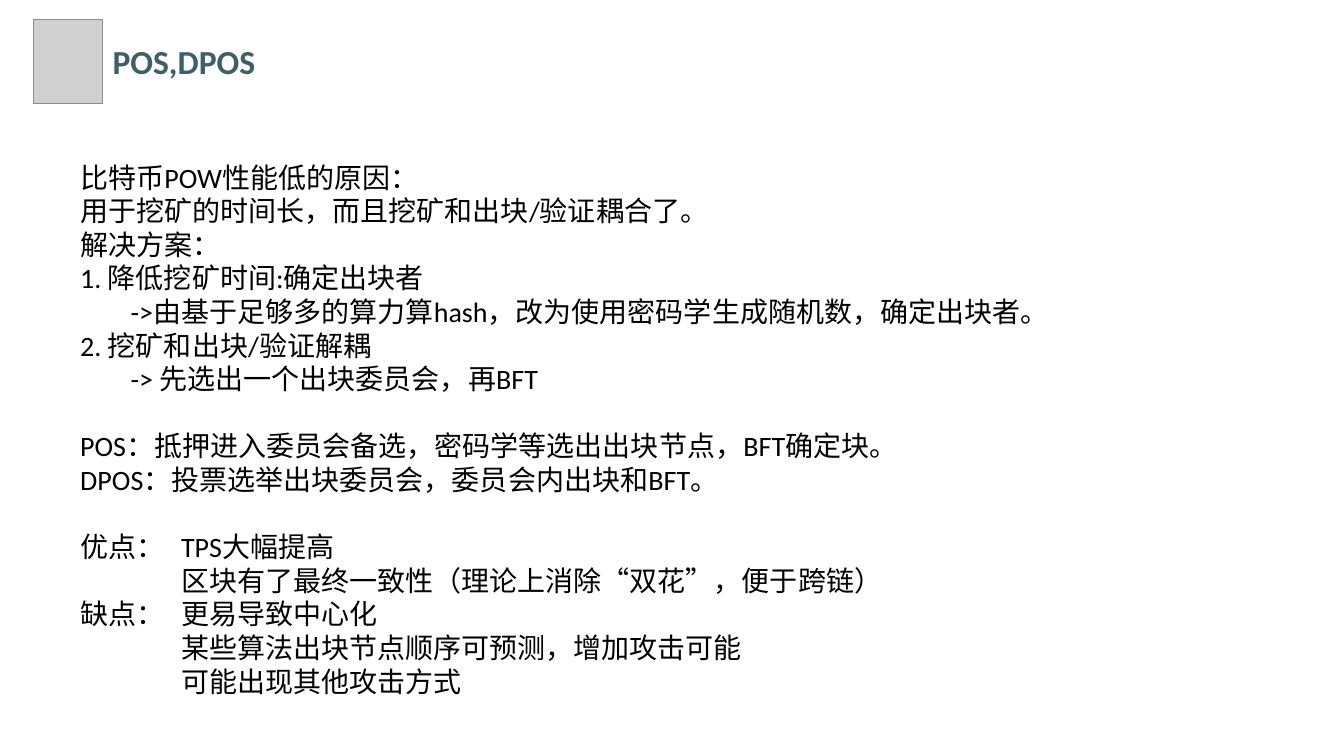
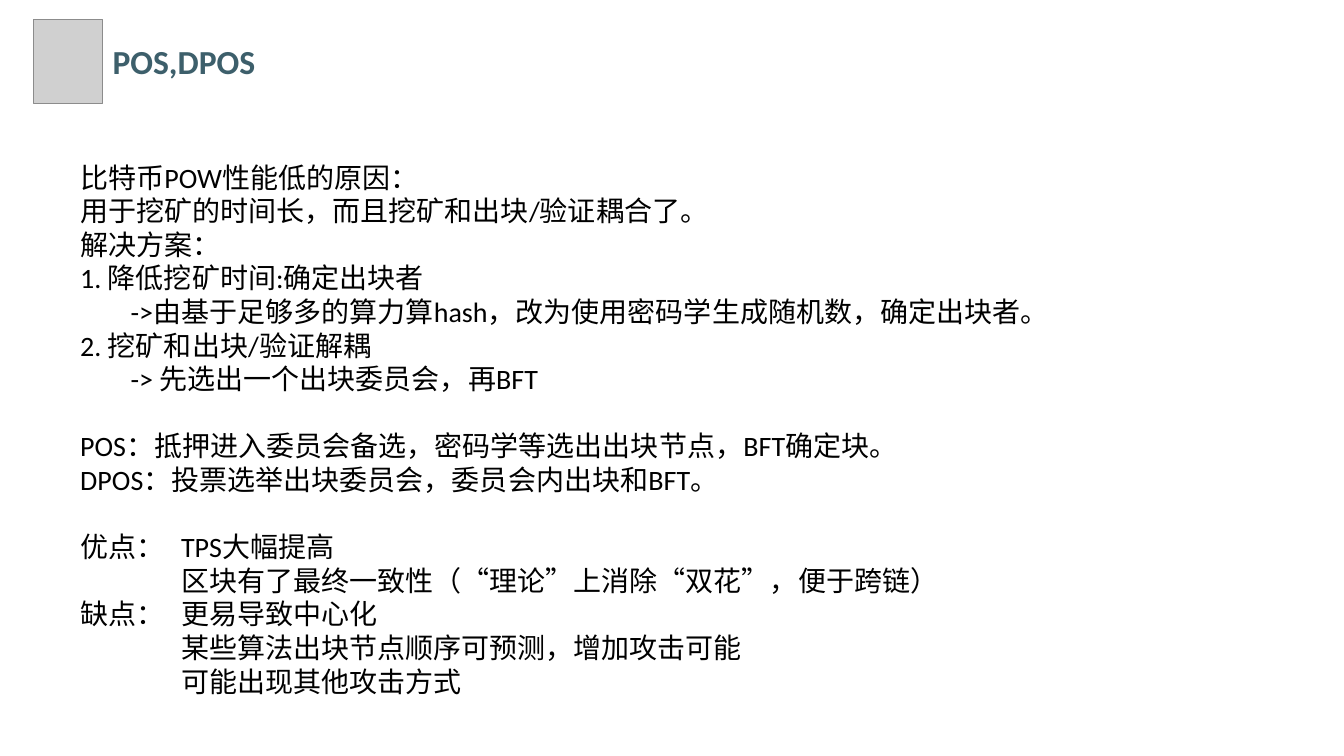
Before and after one commit to maodaishan/eos_doc, a slide deck: slide 7 of 其他ppt等/区块链介绍及个人项目介绍.pptx. Drawn at 1344x756 pixels with LibreOffice and Linux fonts; fonts in the diff are those of the drawing; grey boxes stand for pictures; background and template pictures are left out. Boxes give left, top, right and bottom in pixels: in the first picture for what was removed or moved away, otherwise in the second. Text is boxed around its words. In the diff, an @@ line names an element or a change of style, - is before the commit and + after.

```diff
--- a/其他ppt等/区块链介绍及个人项目介绍.pptx
+++ b/其他ppt等/区块链介绍及个人项目介绍.pptx
@@ text at (x1=181, y1=567, x2=938, y2=594): text changed @@
-区块有了最终一致性（理论上消除“双花”，便于跨链）
+区块有了最终一致性（“理论”上消除“双花”，便于跨链）
```
Also in this commit, not shown: 4 other slides changed.
